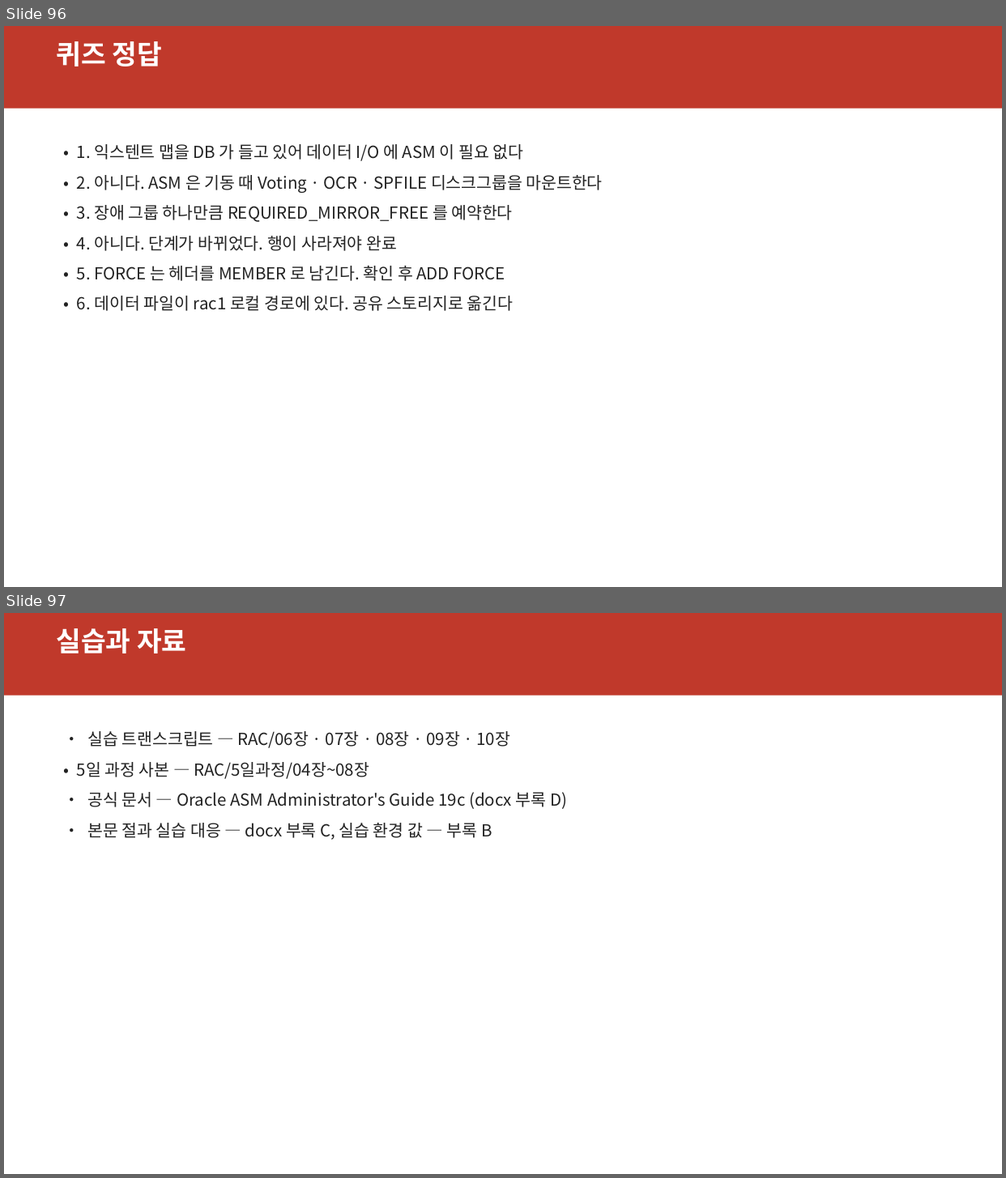
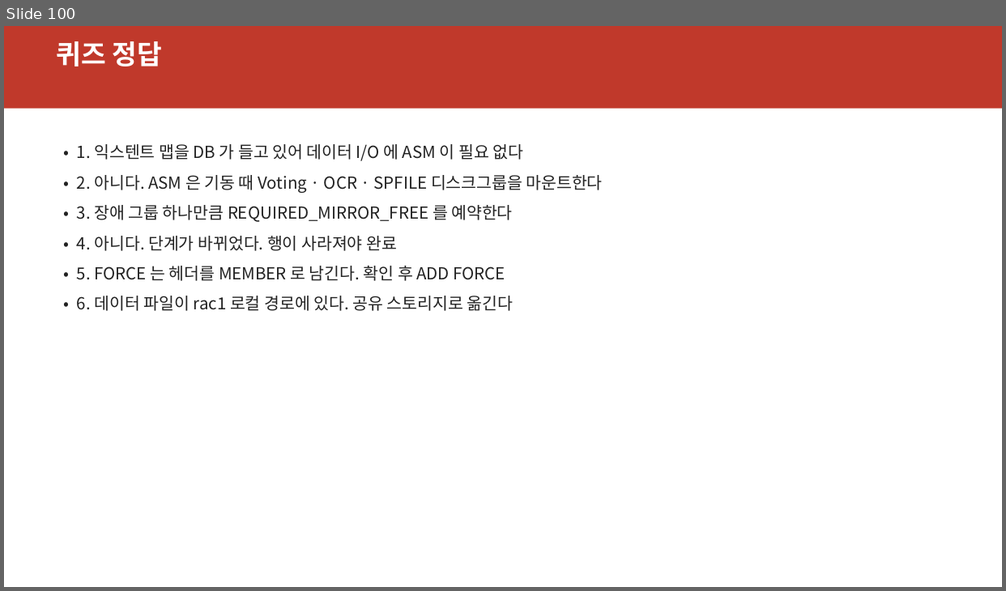
Before and after one commit to elpisk/OracleManual, a slide deck: RAC/5일과정/아키텍처/ASM19c_기술아키텍처.pptx. Shown one above the other, each under a label of ours: slides 96 and 97 before the commit, slide 100 after it. The pictures are 1006x1178 and 1006x591 pixels, drawn with LibreOffice and Linux fonts; fonts in the diff are those of the drawing. Boxes give left, top, right and bottom in pixels: in the first picture for what was removed or moved away, otherwise in the second. Text is boxed around its words. In the diff, an @@ line names an element or a change of style, - is before the commit and + after.

```diff
--- a/RAC/5일과정/아키텍처/ASM19c_기술아키텍처.pptx
+++ b/RAC/5일과정/아키텍처/ASM19c_기술아키텍처.pptx
@@ slide 97 removed at [4,613,1002,1174], background #FFFFFF @@
@@ rectangle removed at [4,613,1002,696] @@
@@ text removed at [56,628,186,653] @@
-실습과 자료
@@ text removed at [77,731,567,840] @@
-• 실습 트랜스크립트 — RAC/06장 · 07장 · 08장 · 09장 · 10장
-• 5일 과정 사본 — RAC/5일과정/04장~08장
-• 공식 문서 — Oracle ASM Administrator's Guide 19c (docx 부록 D)
-• 본문 절과 실습 대응 — docx 부록 C, 실습 환경 값 — 부록 B
@@ what was slide 96 is now slide 100 @@
```
Also in this commit, not shown: 2 slides changed, 4 slides added, 5 other files.
